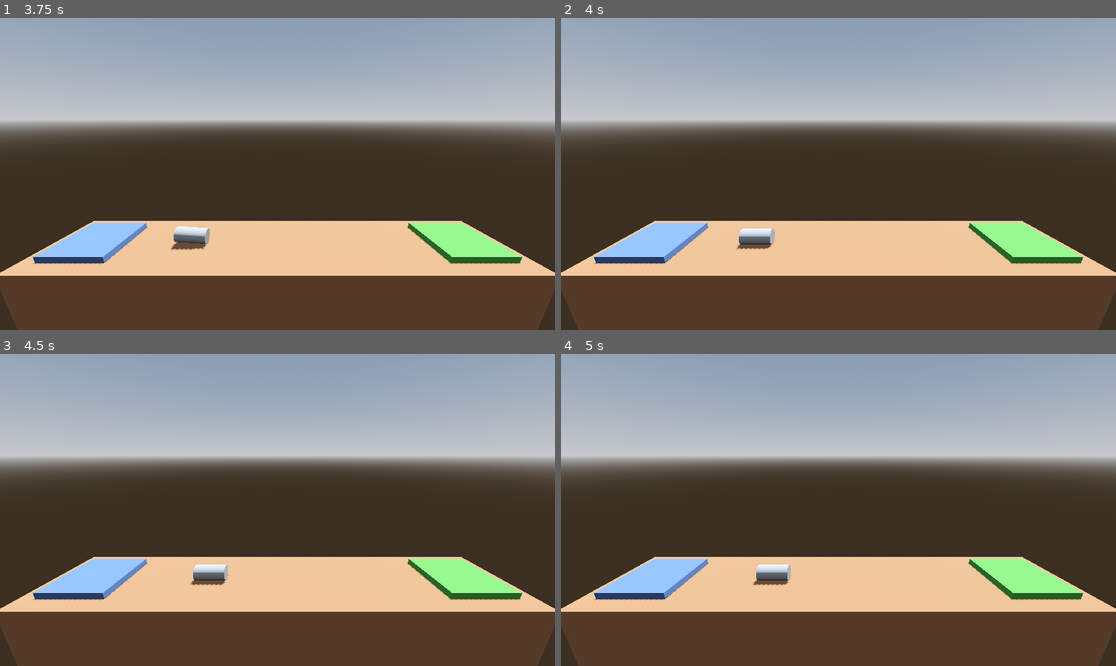
Above: before the commit, frames 1-4 (two rows, left to right).
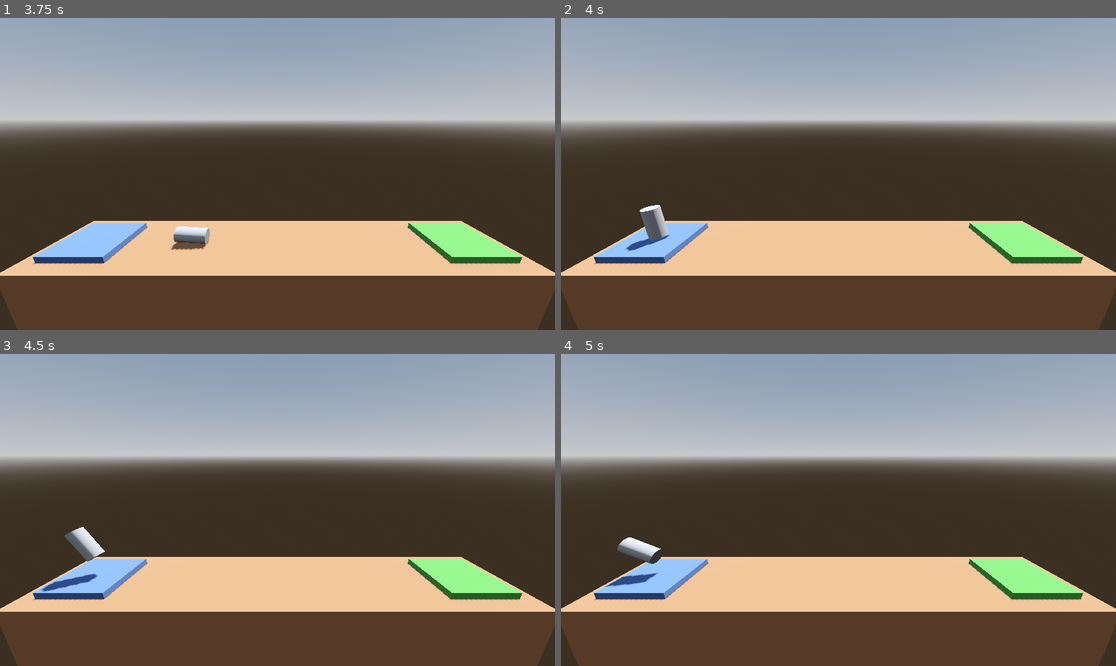
Above: after the commit, the same moments.

Repository: brianlove/Udemy-Godot-Project-Boost
Game: Godot game, scene res://Level/Level.tscn
Two runs of this game, one before a commit and one after it. Both use one fixed random seed, a clock stepped at 60 frames per second and the inputs below.
Inputs:
- Up to frame 1 (3.75 s): tap Enter at 0.5 s; hold Right (rotate_right) 0.53-1.28 s; hold Space (boost) 0.53-1.28 s; hold Left (rotate_left) 1.28-2.03 s; tap Space (boost) at 1.35, 2.85 s; hold Space (boost) 2.03-2.78 s; hold Right (rotate_right) 2.03-3.53 s; hold Left (rotate_left) from 3.53 s (still down); hold Space (boost) from 3.53 s (still down)
- Up to frame 2 (4 s): keep holding Left (rotate_left); keep holding Space (boost)
- Up to frame 3 (4.5 s): keep holding Left (rotate_left); release Space (boost) at 4.28 s; tap Space (boost) at 4.35 s
- Up to frame 4 (5 s): keep holding Left (rotate_left)

Frame 1 is identical in both runs. In frame 2, 0.9% of the frame differs, in the area x 11-39%, y 59-75%; in frame 3, 1.0%, in the area x 7-42%, y 55-77%; in frame 4, 1.0%.

Commit message:
Add collision detection, crashing, and respawning
Tasks through lesson 18

Diff:
--- a/Level/Level.tscn
+++ b/Level/Level.tscn
@@ -33,7 +33,7 @@
 transform = Transform3D(-0.866025, -0.433013, 0.25, 0, 0.5, 0.866025, -0.5, 0.75, -0.433013, 0, 0, 0)
 shadow_enabled = true
 
-[node name="Floor" type="CSGBox3D" parent="."]
+[node name="Floor" type="CSGBox3D" parent="." groups=["Hazard"]]
 transform = Transform3D(1, 0, 0, 0, 1, 0, 0, 0, 1, 0, -4, 0)
 use_collision = true
 size = Vector3(30, 8, 6)
@@ -45,7 +45,7 @@
 size = Vector3(4, 0.4, 4)
 material = SubResource("StandardMaterial3D_riety")
 
-[node name="LandingPad" type="CSGBox3D" parent="."]
+[node name="LandingPad" type="CSGBox3D" parent="." groups=["Goal"]]
 transform = Transform3D(1, 0, 0, 0, 1, 0, 0, 0, 1, 12, 0.2, 0)
 use_collision = true
 size = Vector3(4, 0.4, 4)
--- a/Player.gd
+++ b/Player.gd
@@ -1,14 +1,36 @@
 extends RigidBody3D
+
+## How much vertical force to apply when moving.
+@export_range(750.0, 5000.0) var thrust: float = 1000.0
+
+## How much rotational force to apply when orienting the rocket.
+@export var torque_thrust: float = 100.0
+
 
 # Called every frame. 'delta' is the elapsed time since the previous frame.
 func _process(delta: float) -> void:
 	if Input.is_action_pressed("boost"):
-		#position.y += delta
-		apply_central_force(basis.y * delta * 1000)
+		apply_central_force(basis.y * delta * thrust)
 
 	if Input.is_action_pressed("rotate_left"):
-		#rotate_z(delta)
-		apply_torque(Vector3(0.0, 0.0, 100.0 * delta))
+		apply_torque(Vector3(0.0, 0.0, torque_thrust * delta))
 	elif Input.is_action_pressed("rotate_right"):
-		#rotate_z(-delta)
-		apply_torque(Vector3(0.0, 0.0, -100.0 * delta))
+		apply_torque(Vector3(0.0, 0.0, -torque_thrust * delta))
+
+
+func _on_body_entered(body: Node) -> void:
+	var groups = body.get_groups()
+	if "Hazard" in groups:
+		crash_sequence()
+	elif "Goal" in groups:
+		complete_level()
+
+
+func complete_level() -> void:
+	print("You win!")
+	get_tree().quit()
+
+
+func crash_sequence() -> void:
+	print("Boom!")
+	get_tree().reload_current_scene()
--- a/Player.tscn
+++ b/Player.tscn
@@ -10,6 +10,8 @@
 axis_lock_linear_z = true
 axis_lock_angular_x = true
 axis_lock_angular_y = true
+max_contacts_reported = 10
+contact_monitor = true
 linear_damp = 1.0
 angular_damp = 3.0
 script = ExtResource("1_k20ix")
@@ -19,3 +21,5 @@
 
 [node name="CollisionShape3D" type="CollisionShape3D" parent="."]
 shape = SubResource("CylinderShape3D_yrnl0")
+
+[connection signal="body_entered" from="." to="." method="_on_body_entered"]
